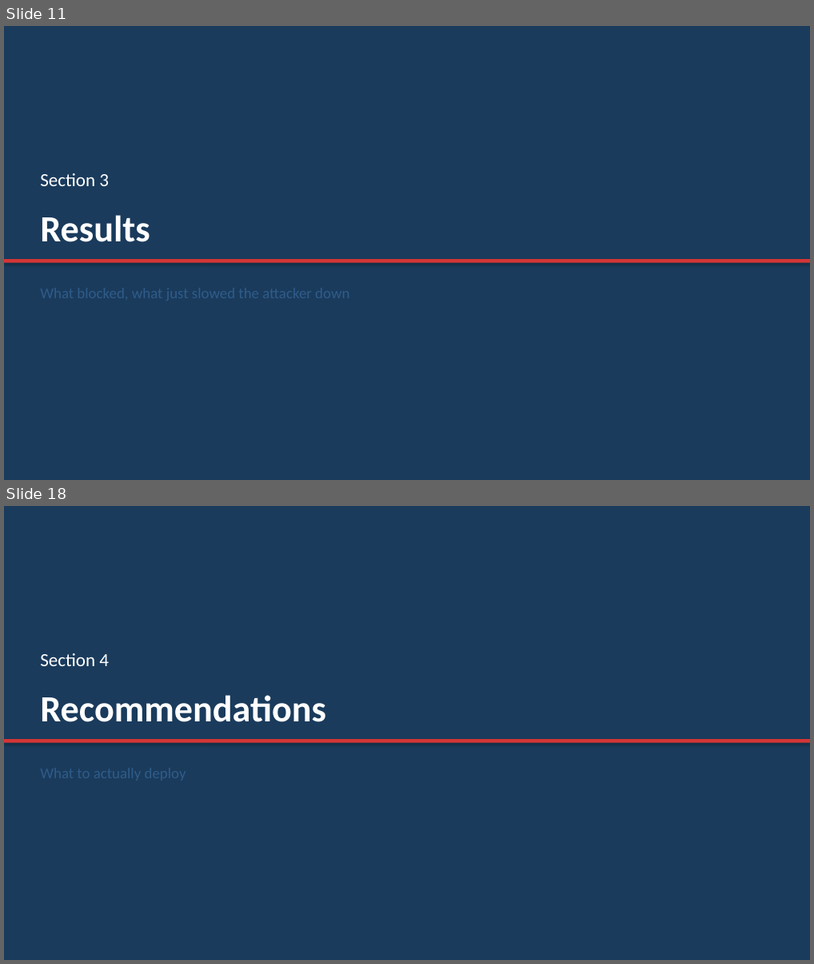
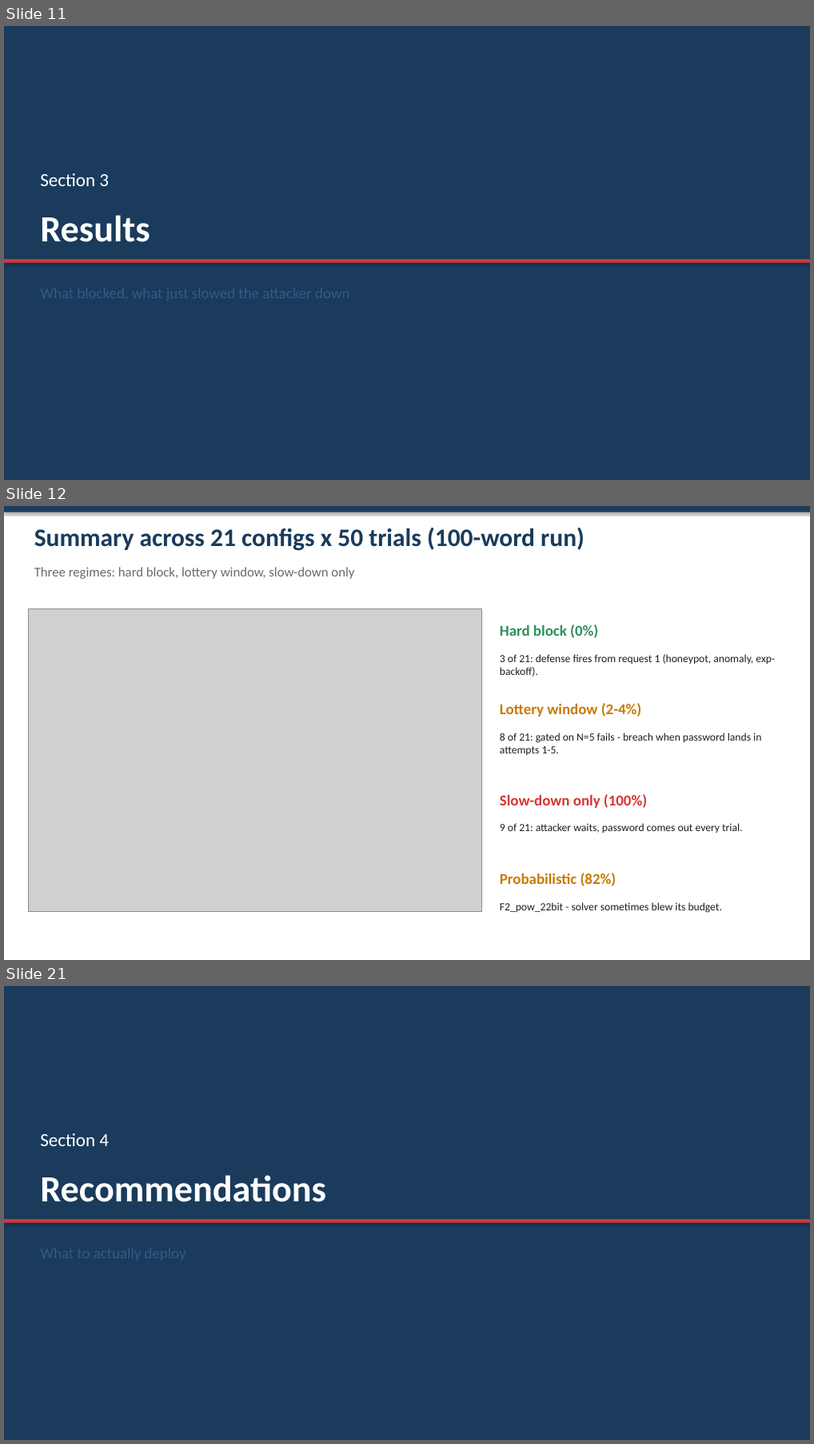
Before and after one commit to Spring-2026-Information-Security/Research-Project, a slide deck: Presentation.pptx. Shown one above the other, each under a label of ours: slides 11 and 18 before the commit, slides 11, 12 and 21 after it; the slides between them are not shown. The pictures are 814x964 and 814x1444 pixels, drawn with LibreOffice and Linux fonts; fonts in the diff are those of the drawing; grey boxes stand for pictures. Boxes give left, top, right and bottom in pixels: in the first picture for what was removed or moved away, otherwise in the second. Text is boxed around its words. In the diff, an @@ line names an element or a change of style, - is before the commit and + after.

```diff
--- a/Presentation.pptx
+++ b/Presentation.pptx
@@ slide 12 added at <box>4,506,810,960</box>, background #FFFFFF @@
@@ rectangle added at <box>4,506,810,512</box>, fill #1A3B5C @@
@@ text added at <box>34,528,585,551</box>, 30 pt, text #1A3B5C, bold @@
+Summary across 21 configs x 50 trials (100-word run)
@@ text added at <box>34,567,354,579</box>, 16 pt, text #6A6A6A @@
+Three regimes: hard block, lottery window, slow-down only
@@ picture added at <box>28,609,482,912</box> @@
@@ text added at <box>500,624,598,638</box>, 18 pt, text #2D8F5A, bold @@
+Hard block (0%)
@@ text added at <box>500,654,775,676</box>, 13 pt, text #1F1F1F @@
+3 of 21: defense fires from request 1 (honeypot, anomaly, exp-backoff).
@@ text added at <box>500,703,642,716</box>, 18 pt, text #C87A00, bold @@
+Lottery window (2-4%)
@@ text added at <box>500,732,762,755</box>, 13 pt, text #1F1F1F @@
+8 of 21: gated on N=5 fails - breach when password lands in attempts 1-5.
@@ text added at <box>500,794,647,808</box>, 18 pt, text #D33636, bold @@
+Slow-down only (100%)
@@ text added at <box>500,823,743,832</box>, 13 pt, text #1F1F1F @@
+9 of 21: attacker waits, password comes out every trial.
@@ text added at <box>500,872,617,886</box>, 18 pt, text #C87A00, bold @@
+Probabilistic (82%)
@@ text added at <box>500,902,722,912</box>, 13 pt, text #1F1F1F @@
+F2_pow_22bit - solver sometimes blew its budget.
@@ what was slide 18 is now slide 21 @@
```
Also in this commit, not shown: 5 slides changed, 4 other slides added, 2 slides removed, 2 other files.
